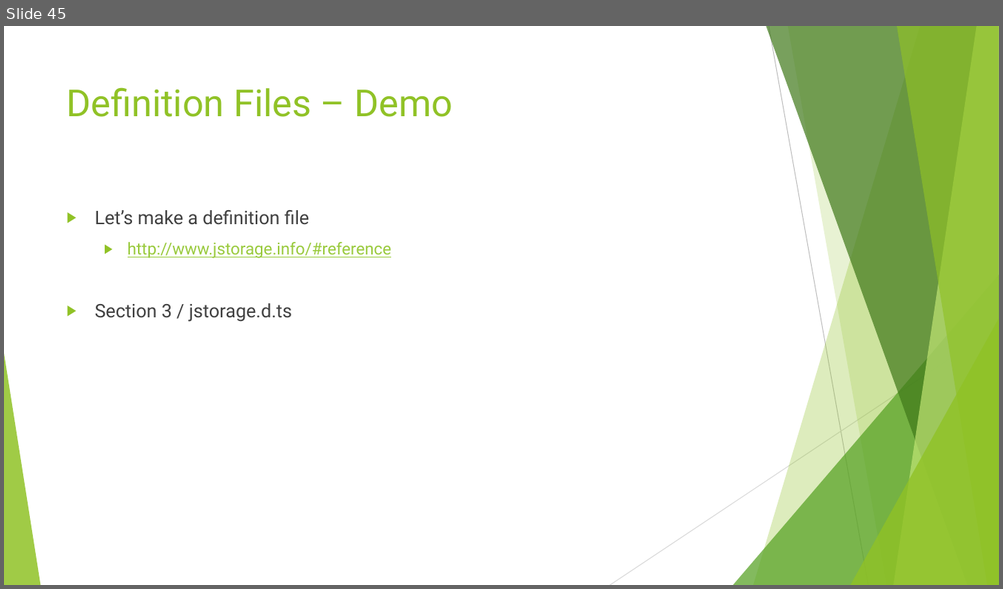
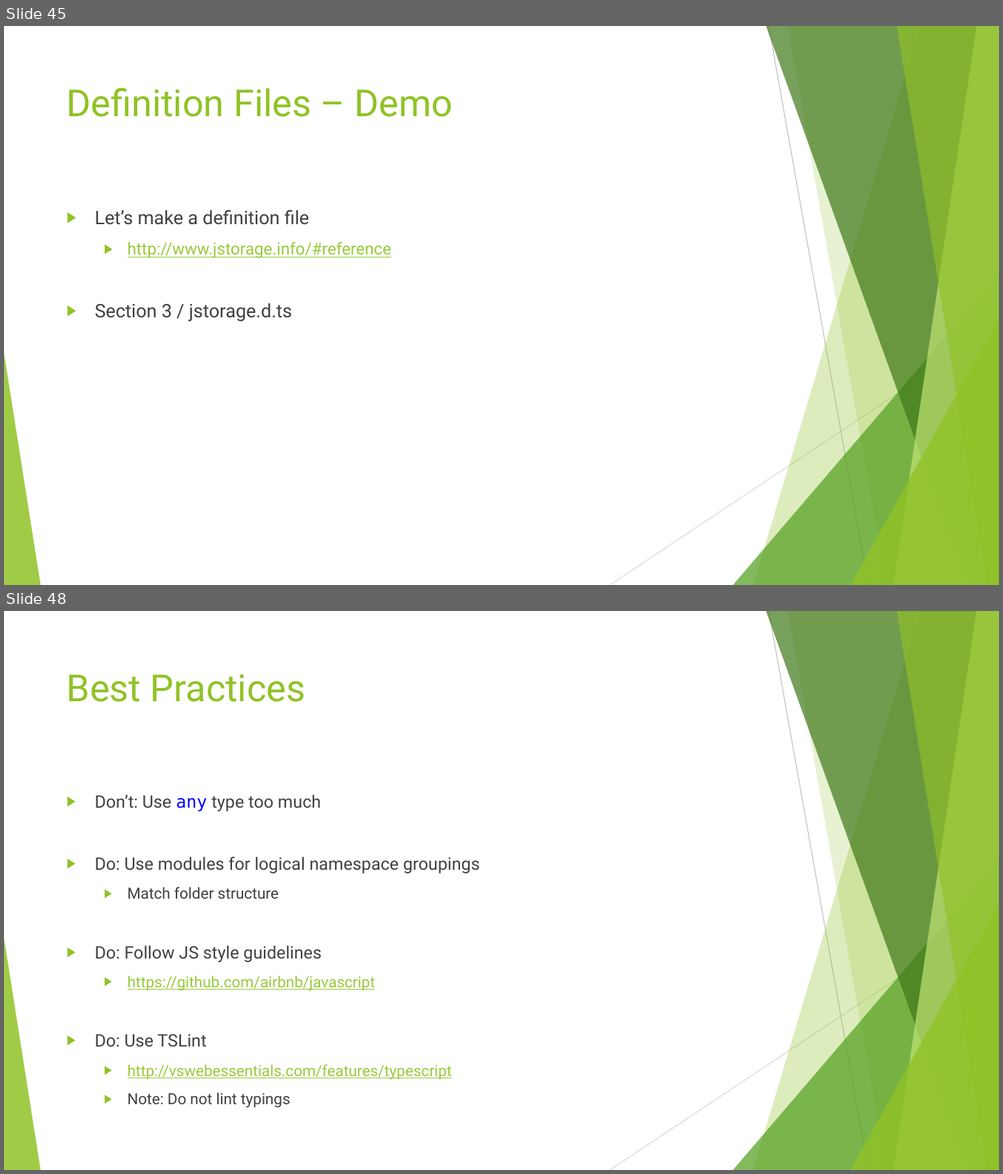
Before and after one commit to dflor003/typescript-fundamentals, a slide deck: Presentation/TypeScriptFundamentals.pptx. Shown one above the other, each under a label of ours: slide 45 before the commit, slides 45 and 48 after it; the slides between them are not shown. The pictures are 1003x589 and 1003x1174 pixels, drawn with LibreOffice and Linux fonts; fonts in the diff are those of the drawing. Boxes give left, top, right and bottom in pixels: in the first picture for what was removed or moved away, otherwise in the second. Text is boxed around its words. In the diff, an @@ line names an element or a change of style, - is before the commit and + after.

Commit message:
Danilf : More work on tslint.

```diff
--- a/Presentation/TypeScriptFundamentals.pptx
+++ b/Presentation/TypeScriptFundamentals.pptx
@@ slide 48 added at [4,611,999,1170], background #FFFFFF; not listed: 10 template elements that a slide beside it also shows @@
@@ title added at [67,674,305,702], 36 pt, text #90C226 @@
+Best Practices
@@ text added at [95,795,480,1108], 14.8 pt, text #404040 @@
+▶ Don’t: Use any type too much
+▶ Do: Use modules for logical namespace groupings
+  ▶ Match folder structure
+▶ Do: Follow JS style guidelines
+  ▶ https://github.com/airbnb/javascript
+▶ Do: Use TSLint
+  ▶ http://vswebessentials.com/features/typescript
+  ▶ Note: Do not lint typings
```
Also in this commit, not shown: 3 other slides added.
